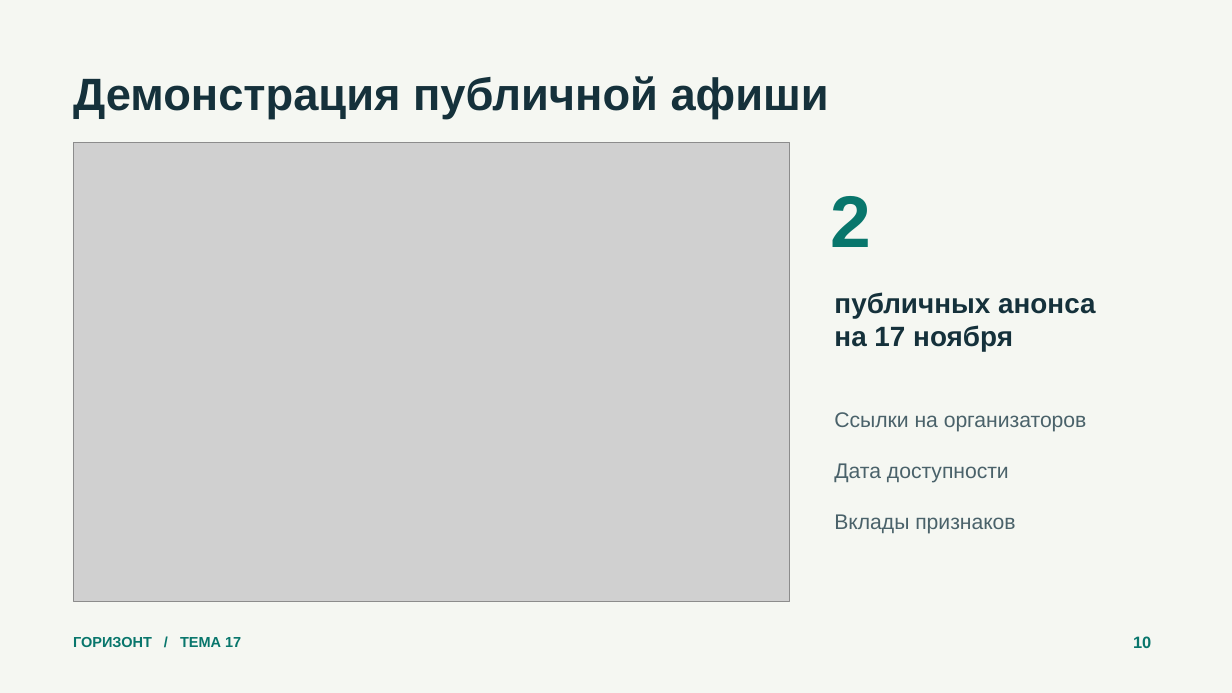
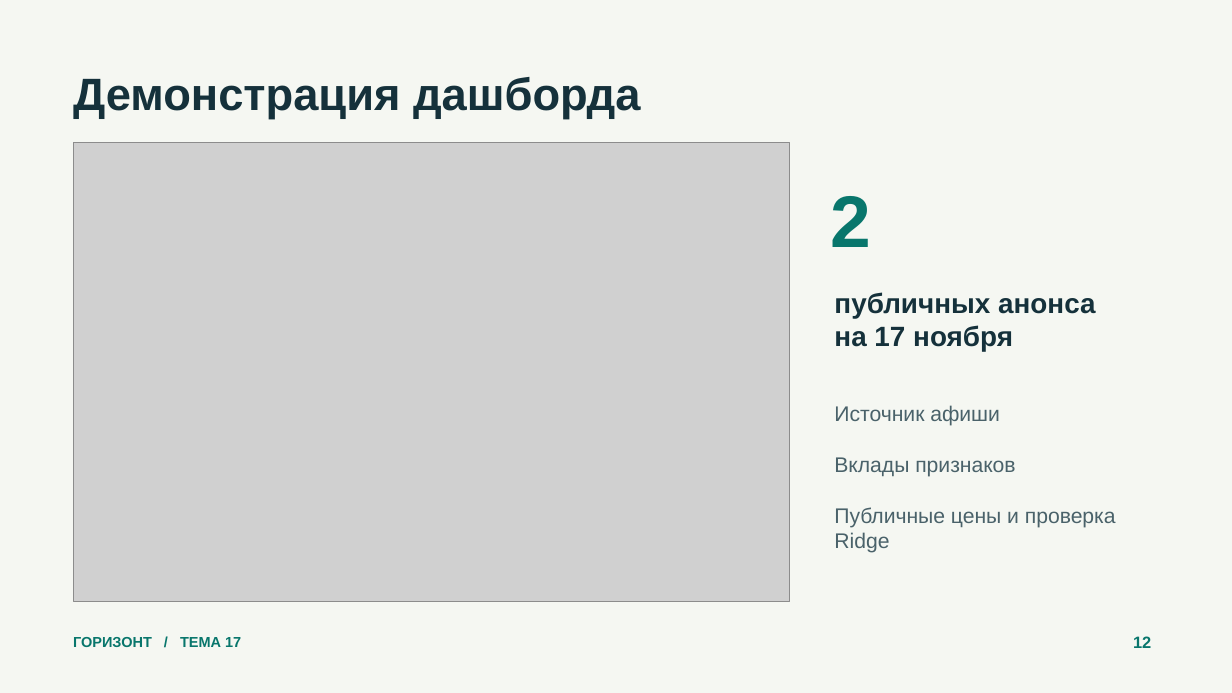
Before and after one commit to ReliqU/HotelForecast, a slide deck: slide 12 of deliverables/Презентация.pptx (slide 10 before the commit). Drawn at 1232x693 pixels with LibreOffice and Linux fonts; fonts in the diff are those of the drawing; grey boxes stand for pictures. Boxes give left, top, right and bottom in pixels: in the first picture for what was removed or moved away, otherwise in the second. Text is boxed around its words. In the diff, an @@ line names an element or a change of style, - is before the commit and + after.

```diff
--- a/deliverables/Презентация.pptx
+++ b/deliverables/Презентация.pptx
@@ text at box(73, 77, 641, 119): text changed @@
-Демонстрация публичной афиши
+Демонстрация дашборда
@@ text at box(834, 405, 1000, 426): text changed @@
-Ссылки на организаторов
-Дата доступности
+Источник афиши
@@ text at box(834, 507, 1116, 553): paragraph added @@
+Публичные цены и проверка Ridge
@@ text at box(1133, 636, 1151, 648): text changed @@
-10
+12
```
Also in this commit, not shown: 1 other slide changed, 4 slides added, 2 slides removed, 25 other files.
